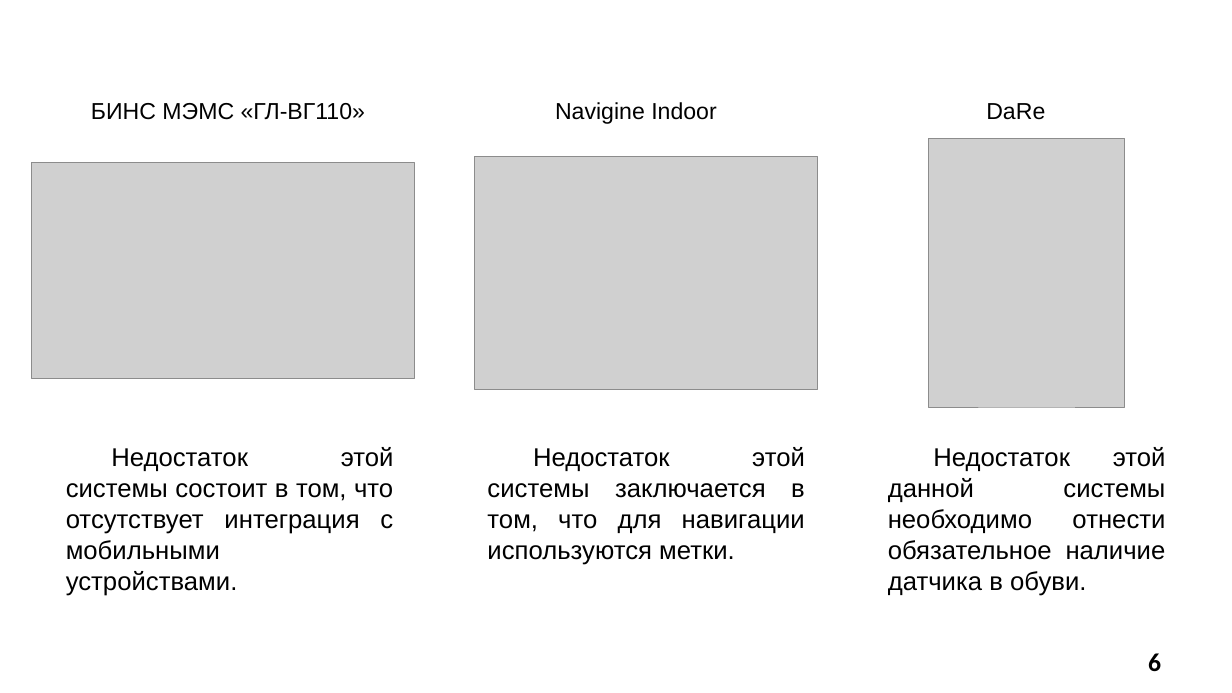
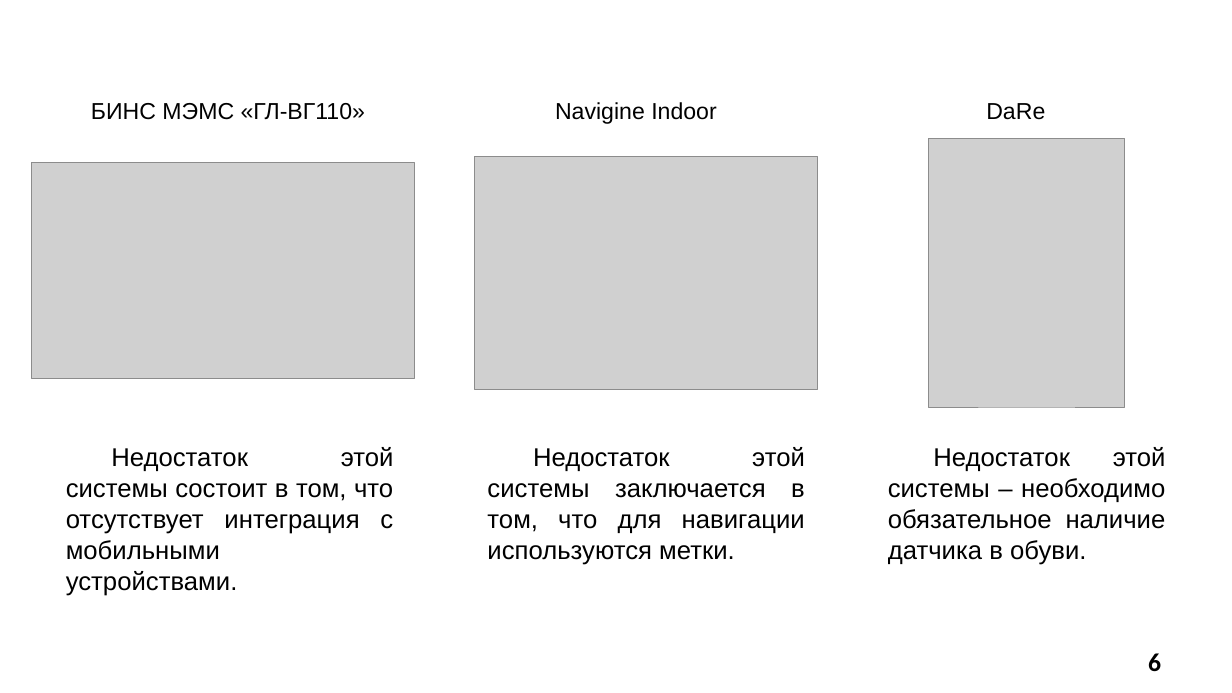
Before and after one commit to SonicRun/DiplomMaga, a slide deck: slide 6 of Диплом/6223 Мавлютов В.Д. Презентация.pptx. Drawn at 1232x693 pixels with LibreOffice and Linux fonts; fonts in the diff are those of the drawing; grey boxes stand for pictures; background and template pictures are left out. Boxes give left, top, right and bottom in pixels: in the first picture for what was removed or moved away, otherwise in the second. Text is boxed around its words. In the diff, an @@ line names an element or a change of style, - is before the commit and + after.

```diff
--- a/Диплом/6223 Мавлютов В.Д. Презентация.pptx
+++ b/Диплом/6223 Мавлютов В.Д. Презентация.pptx
@@ text at (x1=888, y1=447, x2=1166, y2=565): text changed @@
-Недостаток этой данной системы необходимо отнести обязательное наличие датчика в обуви.
+Недостаток этой системы – необходимо обязательное наличие датчика в обуви.
```
Also in this commit, not shown: 3 other slides changed, 1 slide added, 2 slides removed, 6 other files.
